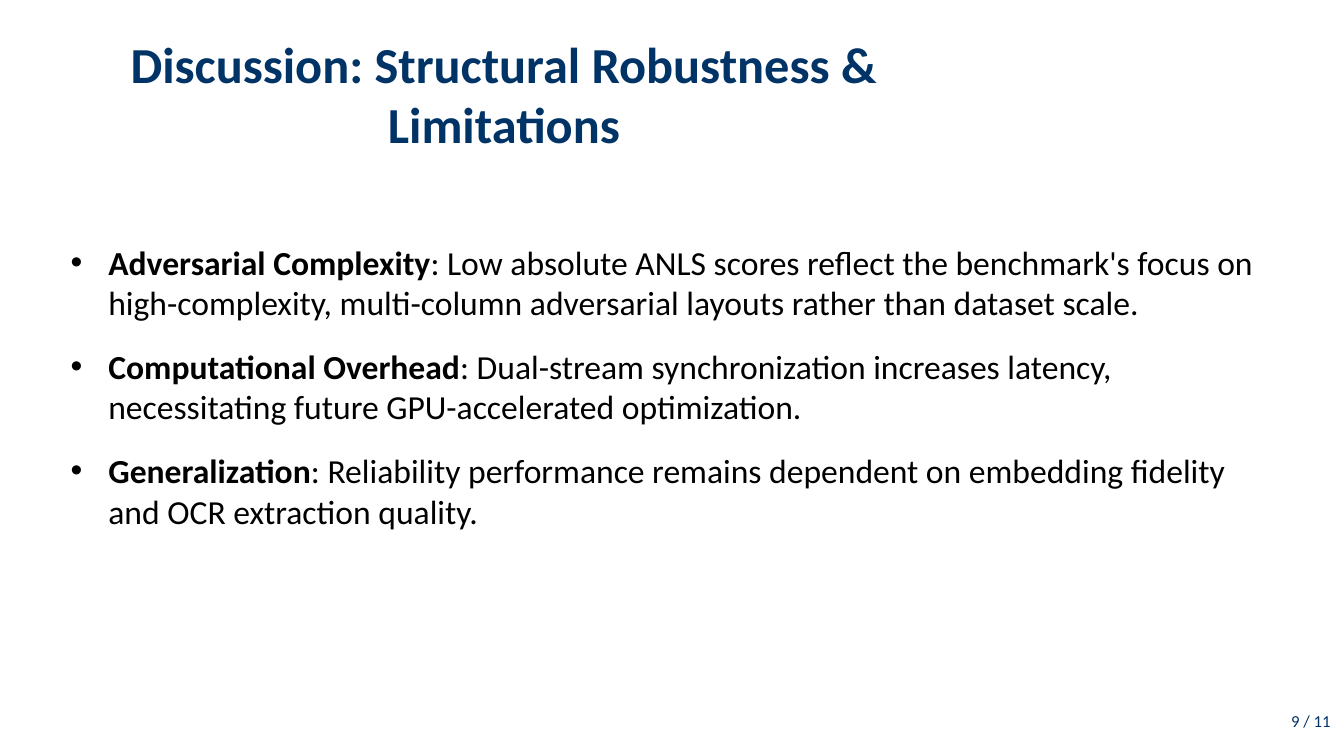
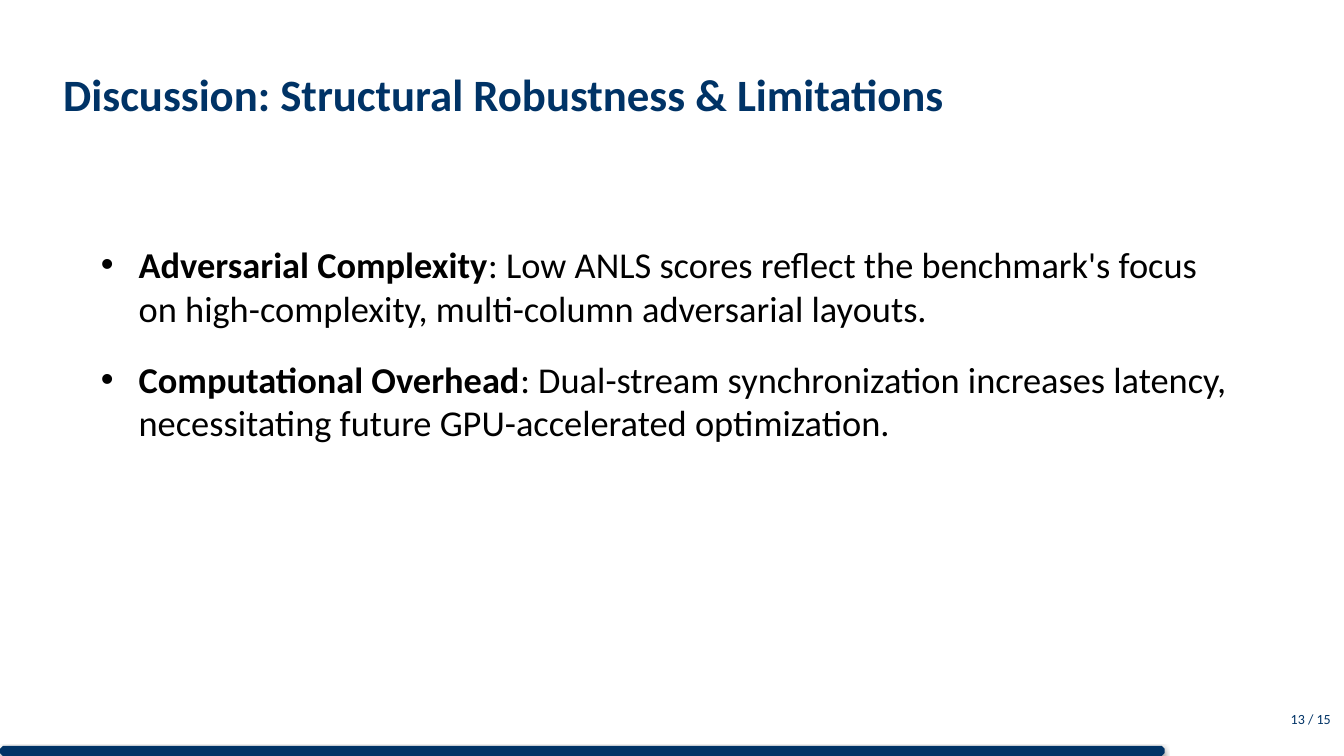
Before and after one commit to DESMOND135/DOCVQA-RAG-PERCEPTION-BENCHMARK, a slide deck: slide 14 of presentation/presentation.pptx (slide 10 before the commit). Drawn at 1344x756 pixels with LibreOffice and Linux fonts; fonts in the diff are those of the drawing. Boxes give left, top, right and bottom in pixels: in the first picture for what was removed or moved away, otherwise in the second. Text is boxed around its words. In the diff, an @@ line names an element or a change of style, - is before the commit and + after.

Commit message:
Defense Presentation Masterclass: Separated diagrams for visual impact, centralized all slide titles, and implemented a premium Navy Blue branding system with progress tracking.

```diff
--- a/presentation/presentation.pptx
+++ b/presentation/presentation.pptx
@@ title "Discussion: Structural Robustness & Limitations" at (63, 79, 943, 112): size 36 to 32 pt @@
@@ text "Adversarial Complexity: Low ANLS scores ...": place and size @@
-text "Adversarial Complexity: Low ANLS scores ..." at (108, 251, 1252, 530)
+text "Adversarial Complexity: Low ANLS scores ..." at (139, 252, 1226, 443)
@@ text at (139, 252, 1197, 329): text changed; size 24 to 26 pt @@
-• Adversarial Complexity: Low absolute ANLS scores reflect the benchmark's focus on high-complexity, multi-column adversarial layouts rather than dataset scale.
+• Adversarial Complexity: Low ANLS scores reflect the benchmark's focus on high-complexity, multi-column adversarial layouts.
@@ text at (139, 367, 1226, 443): size 24 to 26 pt in "Computational Overhead: Dual-stream synchronization increase ..."; more space between paragraphs @@
@@ text at (108, 459, 1225, 530): paragraph removed @@
-• Generalization: Reliability performance remains dependent on embedding fidelity and OCR extraction quality.
@@ text at (1291, 715, 1331, 724): text changed; size 12 to 10 pt @@
-9 / 11
+13 / 15
@@ octagon added at (0, 746, 1166, 756), fill #003366 @@
```
Also in this commit, not shown: 11 other slides changed, 4 slides added, 2 other files.
